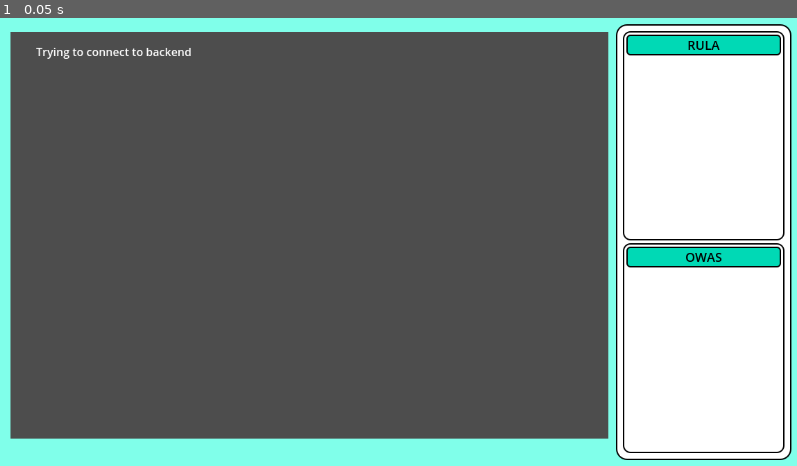
Above: before the commit, frame 1.
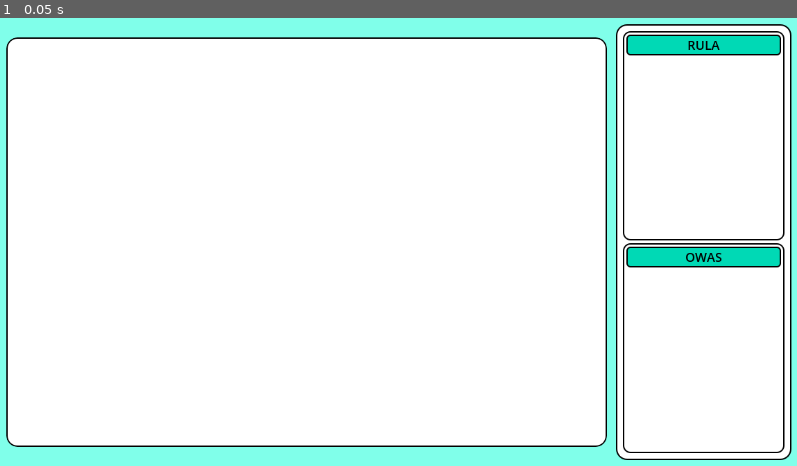
Above: after the commit, the same moment.

Repository: Leoronus/Pose-Evaluation-Project
Game: Godot game, scene res://scene.tscn
Two runs of this game, one before a commit and one after it. Both use one fixed random seed, a clock stepped at 60 frames per second and the inputs below.
Inputs:
- Up to frame 1 (0.05 s): no input

The runs differ from the first frame. In frame 1, 70% of the frame differs, in the area x 0-77%, y 3-96%.

Commit message:
adjustments

Diff:
--- a/Godot Project/Scripts/WebsocketInteractor.gd
+++ b/Godot Project/Scripts/WebsocketInteractor.gd
@@ -5,7 +5,7 @@
 
 var socket = WebSocketPeer.new()
 var connection_attempt_timer: float = 0
-var connection_attempt_interval: float = 0.1  # 1 second
+var connection_attempt_interval: float = 1  # 1 second
 signal BodyReceived(receivedLandmarks: Array[Dictionary])
 signal RulaRecieved(leftScore: int, rightScore: int)
 signal OwasReceived(postureCode: Dictionary)
--- a/Godot Project/Scripts/visualizationManager.gd
+++ b/Godot Project/Scripts/visualizationManager.gd
@@ -2,24 +2,25 @@
 
 
 var landmarks: Array[Node3D]
-@export var a: int = 0
+@export var sphereSize: float = 0.1
 
 # Called when the node enters the scene tree for the first time.
 func _ready():
 	var rng = RandomNumberGenerator.new()
 	for i: int in 33:
-		var sphere = MeshInstance3D.new()
+		var sphere: MeshInstance3D = MeshInstance3D.new()
 		sphere.mesh = SphereMesh.new()
 		sphere.name = "landmark " + str(i)
 		sphere.transform.origin = Vector3(rng.randf_range(-10, 10), rng.randf_range(-10, 10), 0.0)
-		sphere.scale = Vector3(1, 1, 1) * 0.15
+		sphere.scale = Vector3(1, 1, 1) * sphereSize
 		landmarks.append(sphere)
 		add_child(sphere)
 
 
 # Called every frame. 'delta' is the elapsed time since the previous frame.
 func _process(delta):
-	pass
+	for sphere in landmarks:
+		sphere.scale *= sphereSize
 
 func _on_websocket_interactor_body_received(receivedLandmarks: Array[Dictionary]):
 	for i in 33:
--- a/Godot Project/project.godot
+++ b/Godot Project/project.godot
@@ -18,7 +18,3 @@
 [dotnet]
 
 project/assembly_name="PoseEval"
-
-[rendering]
-
-renderer/rendering_method="mobile"
--- a/Godot Project/scene.tscn
+++ b/Godot Project/scene.tscn
@@ -6,6 +6,21 @@
 [ext_resource type="Theme" uid="uid://c182j7qiysl7o" path="res://mainTheme.tres" id="4_a3r1g"]
 [ext_resource type="Script" path="res://Scripts/RULA label.gd" id="4_ioyu8"]
 [ext_resource type="Script" path="res://Scripts/OWAS label.gd" id="5_hplph"]
+
+[sub_resource type="StyleBoxFlat" id="StyleBoxFlat_g3f6r"]
+bg_color = Color(1, 1, 1, 1)
+border_width_left = 2
+border_width_top = 2
+border_width_right = 2
+border_width_bottom = 2
+border_color = Color(0, 0, 0, 1)
+corner_radius_top_left = 15
+corner_radius_top_right = 15
+corner_radius_bottom_right = 15
+corner_radius_bottom_left = 15
+
+[sub_resource type="Theme" id="Theme_h8gba"]
+PanelContainer/styles/panel = SubResource("StyleBoxFlat_g3f6r")
 
 [node name="Node3D" type="Node3D"]
 
@@ -52,28 +67,6 @@
 grow_horizontal = 2
 grow_vertical = 2
 color = Color(0.5, 1, 0.916667, 1)
-
-[node name="SubViewportContainer" type="SubViewportContainer" parent="Control/CanvasLayer"]
-anchors_preset = 15
-anchor_right = 1.0
-anchor_bottom = 1.0
-offset_left = 18.0
-offset_top = 20.0
-offset_right = -220.0
-offset_bottom = -21.0
-grow_horizontal = 2
-grow_vertical = 2
-theme = ExtResource("4_a3r1g")
-
-[node name="SubViewport" type="SubViewport" parent="Control/CanvasLayer/SubViewportContainer"]
-handle_input_locally = false
-size = Vector2i(862, 587)
-render_target_update_mode = 4
-
-[node name="Camera3D" type="Camera3D" parent="Control/CanvasLayer/SubViewportContainer/SubViewport"]
-transform = Transform3D(1, 0, 0, 0, 0.999191, 0.040219, 0, -0.040219, 0.999191, 0, 0.220885, 3.38903)
-current = true
-fov = 40.0
 
 [node name="Panel" type="Panel" parent="Control/CanvasLayer"]
 anchors_preset = -1
@@ -141,6 +134,41 @@
 size_flags_vertical = 3
 script = ExtResource("5_hplph")
 
+[node name="BoxContainer" type="BoxContainer" parent="Control/CanvasLayer"]
+anchors_preset = 15
+anchor_right = 1.0
+anchor_bottom = 1.0
+offset_right = -261.0
+grow_horizontal = 2
+grow_vertical = 2
+alignment = 1
+
+[node name="PanelContainer" type="PanelContainer" parent="Control/CanvasLayer/BoxContainer"]
+clip_children = 2
+clip_contents = true
+layout_mode = 2
+size_flags_horizontal = 4
+size_flags_vertical = 4
+theme = SubResource("Theme_h8gba")
+
+[node name="SubViewportContainer" type="SubViewportContainer" parent="Control/CanvasLayer/BoxContainer/PanelContainer"]
+clip_contents = true
+layout_mode = 2
+size_flags_horizontal = 4
+size_flags_vertical = 4
+theme = ExtResource("4_a3r1g")
+
+[node name="SubViewport" type="SubViewport" parent="Control/CanvasLayer/BoxContainer/PanelContainer/SubViewportContainer"]
+transparent_bg = true
+handle_input_locally = false
+size = Vector2i(862, 587)
+render_target_update_mode = 4
+
+[node name="Camera3D" type="Camera3D" parent="Control/CanvasLayer/BoxContainer/PanelContainer/SubViewportContainer/SubViewport"]
+transform = Transform3D(1, 0, 0, 0, 0.999191, 0.040219, 0, -0.040219, 0.999191, 0, 0.220885, 3.38903)
+current = true
+fov = 40.0
+
 [connection signal="BodyReceived" from="Control/CanvasLayer/WebsocketInteractor" to="visualizationManager" method="_on_websocket_interactor_body_received"]
 [connection signal="OwasReceived" from="Control/CanvasLayer/WebsocketInteractor" to="Control/CanvasLayer/Panel/VBoxContainer/PanelContainer2/VBoxContainer/OWAS text" method="_on_websocket_interactor_owas_received"]
 [connection signal="RulaRecieved" from="Control/CanvasLayer/WebsocketInteractor" to="Control/CanvasLayer/Panel/VBoxContainer/PanelContainer/VBoxContainer/RULA text" method="_on_websocket_interactor_rula_recieved"]
Not shown: 1 places in Godot Project/scene.tscn that only renumber resources
